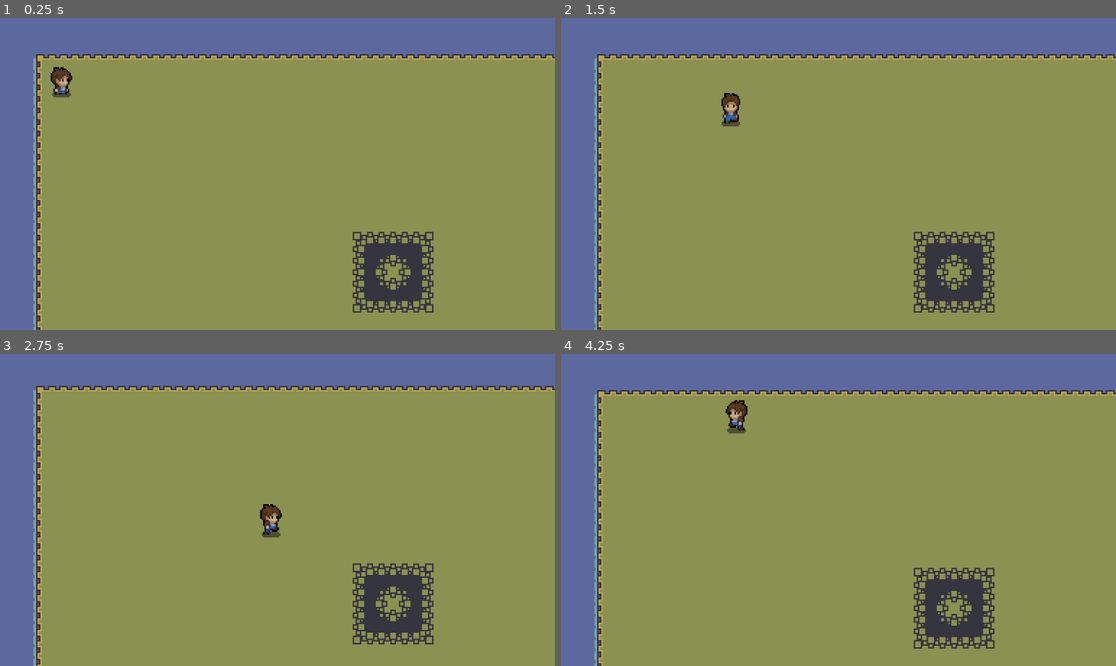
Above: before the commit, frames 1-4 (two rows, left to right).
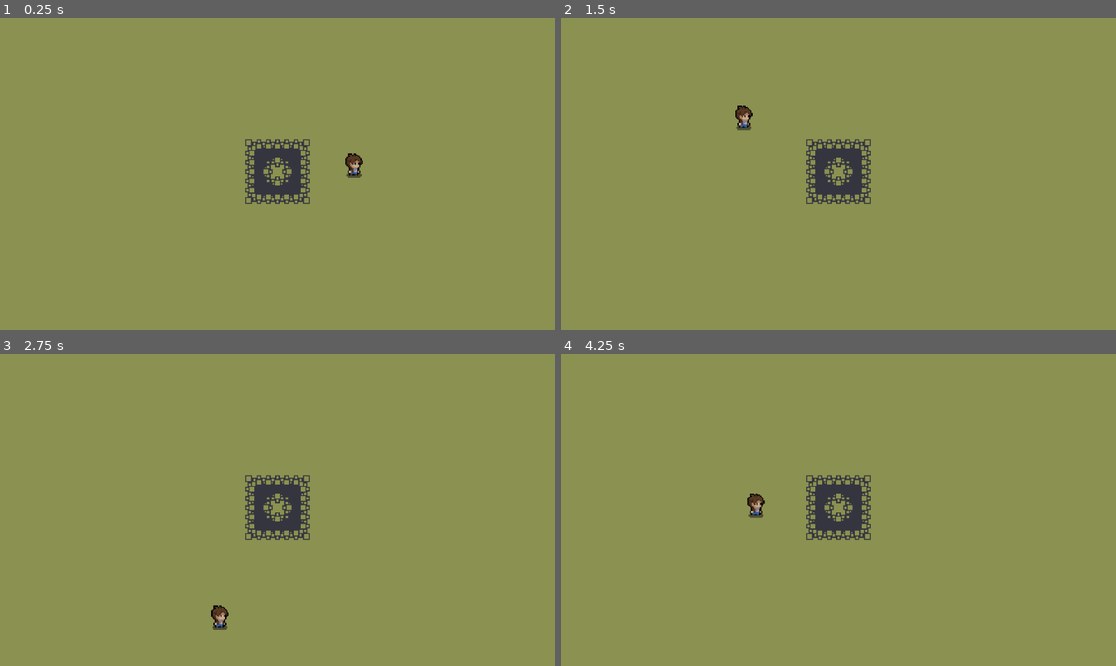
Above: after the commit, the same moments.

Repository: HarryLin349/WitchGame
Game: Godot game, scene res://overworld.tscn
The game is run twice, just before and just after one commit, with the same random seed, the same clock (stepped at 60 frames per second) and the same inputs.
Inputs:
- Up to frame 1 (0.25 s): no input
- Up to frame 2 (1.5 s): hold Right (ui_right) 0.53-1.28 s; hold Down (ui_down) from 1.28 s (still down)
- Up to frame 3 (2.75 s): release Down (ui_down) at 2.03 s; hold Right (ui_right) from 2.03 s (still down)
- Up to frame 4 (4.25 s): release Right (ui_right) at 2.78 s; hold Up (ui_up) 2.78-3.53 s; hold Left (ui_left) from 3.53 s (still down)

The runs differ from the first frame. In frame 1, 24% of the frame differs, in the area x 0-100%, y 0-100%; in frame 2, 24%; in frame 3, 23%; in frame 4, 24%.

Commit message:
Add basic ant behaviour

Diff:
--- /dev/null
+++ b/ant.gd
@@ -0,0 +1,25 @@
+extends CharacterBody2D
+
+# Define the speed of the character
+var speed = 100
+
+
+
+func _process(delta):
+	# Get the screen's center point (viewport center)
+	var screen_center = Vector2(0, 0)
+
+	# Calculate the direction vector from the current position to the center
+	var direction = (screen_center - global_position).normalized()
+
+	# Move the character towards the center
+	velocity = direction * speed
+
+	# Move and slide the character (since you're using CharacterBody2D)
+	move_and_slide()
+	if global_position.distance_to(screen_center) < 10:
+		queue_free()  # Remove the node from the scene
+
+
+func _on_timer_timeout() -> void:
+	pass # Replace with function body.
--- a/player.tscn
+++ b/ant.tscn
@@ -1,150 +1,150 @@
 [gd_scene load_steps=40 format=3 uid="uid://dxcvi0xq8haw4"]
 
-[ext_resource type="Texture2D" uid="uid://b5nyewp0hfl0e" path="res://player.png" id="1_38r6y"]
-[ext_resource type="Script" path="res://player.gd" id="1_ulixj"]
+[ext_resource type="Script" path="res://ant.gd" id="1_yyqik"]
+[ext_resource type="Texture2D" uid="uid://b5nyewp0hfl0e" path="res://player.png" id="2_cvuh5"]
 
 [sub_resource type="AtlasTexture" id="AtlasTexture_0g7ww"]
-atlas = ExtResource("1_38r6y")
+atlas = ExtResource("2_cvuh5")
 region = Rect2(0, 0, 48, 48)
 
 [sub_resource type="AtlasTexture" id="AtlasTexture_53bgt"]
-atlas = ExtResource("1_38r6y")
+atlas = ExtResource("2_cvuh5")
 region = Rect2(48, 0, 48, 48)
 
 [sub_resource type="AtlasTexture" id="AtlasTexture_lm8qa"]
-atlas = ExtResource("1_38r6y")
+atlas = ExtResource("2_cvuh5")
 region = Rect2(96, 0, 48, 48)
 
 [sub_resource type="AtlasTexture" id="AtlasTexture_3p41o"]
-atlas = ExtResource("1_38r6y")
+atlas = ExtResource("2_cvuh5")
 region = Rect2(144, 0, 48, 48)
 
 [sub_resource type="AtlasTexture" id="AtlasTexture_vj3ke"]
-atlas = ExtResource("1_38r6y")
+atlas = ExtResource("2_cvuh5")
 region = Rect2(192, 0, 48, 48)
 
 [sub_resource type="AtlasTexture" id="AtlasTexture_di1ng"]
-atlas = ExtResource("1_38r6y")
+atlas = ExtResource("2_cvuh5")
 region = Rect2(240, 0, 48, 48)
 
 [sub_resource type="AtlasTexture" id="AtlasTexture_llqv3"]
-atlas = ExtResource("1_38r6y")
+atlas = ExtResource("2_cvuh5")
 region = Rect2(0, 48, 48, 48)
 
 [sub_resource type="AtlasTexture" id="AtlasTexture_3gt4m"]
-atlas = ExtResource("1_38r6y")
+atlas = ExtResource("2_cvuh5")
 region = Rect2(48, 48, 48, 48)
 
 [sub_resource type="AtlasTexture" id="AtlasTexture_70jbf"]
-atlas = ExtResource("1_38r6y")
+atlas = ExtResource("2_cvuh5")
 region = Rect2(96, 48, 48, 48)
 
 [sub_resource type="AtlasTexture" id="AtlasTexture_30sbe"]
-atlas = ExtResource("1_38r6y")
+atlas = ExtResource("2_cvuh5")
 region = Rect2(144, 48, 48, 48)
 
 [sub_resource type="AtlasTexture" id="AtlasTexture_vay5h"]
-atlas = ExtResource("1_38r6y")
+atlas = ExtResource("2_cvuh5")
 region = Rect2(192, 48, 48, 48)
 
 [sub_resource type="AtlasTexture" id="AtlasTexture_udfhf"]
-atlas = ExtResource("1_38r6y")
+atlas = ExtResource("2_cvuh5")
 region = Rect2(240, 48, 48, 48)
 
 [sub_resource type="AtlasTexture" id="AtlasTexture_gs864"]
-atlas = ExtResource("1_38r6y")
+atlas = ExtResource("2_cvuh5")
 region = Rect2(0, 96, 48, 48)
 
 [sub_resource type="AtlasTexture" id="AtlasTexture_itlug"]
-atlas = ExtResource("1_38r6y")
+atlas = ExtResource("2_cvuh5")
 region = Rect2(48, 96, 48, 48)
 
 [sub_resource type="AtlasTexture" id="AtlasTexture_1uxwv"]
-atlas = ExtResource("1_38r6y")
+atlas = ExtResource("2_cvuh5")
 region = Rect2(96, 96, 48, 48)
 
 [sub_resource type="AtlasTexture" id="AtlasTexture_4yvgx"]
-atlas = ExtResource("1_38r6y")
+atlas = ExtResource("2_cvuh5")
 region = Rect2(144, 96, 48, 48)
 
 [sub_resource type="AtlasTexture" id="AtlasTexture_j53ea"]
-atlas = ExtResource("1_38r6y")
+atlas = ExtResource("2_cvuh5")
 region = Rect2(192, 96, 48, 48)
 
 [sub_resource type="AtlasTexture" id="AtlasTexture_xgrtq"]
-atlas = ExtResource("1_38r6y")
+atlas = ExtResource("2_cvuh5")
 region = Rect2(240, 96, 48, 48)
 
 [sub_resource type="AtlasTexture" id="AtlasTexture_ecrq4"]
-atlas = ExtResource("1_38r6y")
+atlas = ExtResource("2_cvuh5")
 region = Rect2(0, 144, 48, 48)
 
 [sub_resource type="AtlasTexture" id="AtlasTexture_q2wyk"]
-atlas = ExtResource("1_38r6y")
+atlas = ExtResource("2_cvuh5")
 region = Rect2(48, 144, 48, 48)
 
 [sub_resource type="AtlasTexture" id="AtlasTexture_7ypfy"]
-atlas = ExtResource("1_38r6y")
+atlas = ExtResource("2_cvuh5")
 region = Rect2(96, 144, 48, 48)
 
 [sub_resource type="AtlasTexture" id="AtlasTexture_ninc3"]
-atlas = ExtResource("1_38r6y")
+atlas = ExtResource("2_cvuh5")
 region = Rect2(144, 144, 48, 48)
 
 [sub_resource type="AtlasTexture" id="AtlasTexture_34aie"]
-atlas = ExtResource("1_38r6y")
+atlas = ExtResource("2_cvuh5")
 region = Rect2(192, 144, 48, 48)
 
 [sub_resource type="AtlasTexture" id="AtlasTexture_h4gx3"]
-atlas = ExtResource("1_38r6y")
+atlas = ExtResource("2_cvuh5")
 region = Rect2(240, 144, 48, 48)
 
 [sub_resource type="AtlasTexture" id="AtlasTexture_48jd7"]
-atlas = ExtResource("1_38r6y")
+atlas = ExtResource("2_cvuh5")
 region = Rect2(0, 192, 48, 48)
 
 [sub_resource type="AtlasTexture" id="AtlasTexture_chdlo"]
-atlas = ExtResource("1_38r6y")
+atlas = ExtResource("2_cvuh5")
 region = Rect2(48, 192, 48, 48)
 
 [sub_resource type="AtlasTexture" id="AtlasTexture_nrale"]
-atlas = ExtResource("1_38r6y")
+atlas = ExtResource("2_cvuh5")
 region = Rect2(96, 192, 48, 48)
 
 [sub_resource type="AtlasTexture" id="AtlasTexture_c61nv"]
-atlas = ExtResource("1_38r6y")
+atlas = ExtResource("2_cvuh5")
 region = Rect2(144, 192, 48, 48)
 
 [sub_resource type="AtlasTexture" id="AtlasTexture_c1iom"]
-atlas = ExtResource("1_38r6y")
+atlas = ExtResource("2_cvuh5")
 region = Rect2(192, 192, 48, 48)
 
 [sub_resource type="AtlasTexture" id="AtlasTexture_jpw8n"]
-atlas = ExtResource("1_38r6y")
+atlas = ExtResource("2_cvuh5")
 region = Rect2(240, 192, 48, 48)
 
 [sub_resource type="AtlasTexture" id="AtlasTexture_l5xvw"]
-atlas = ExtResource("1_38r6y")
+atlas = ExtResource("2_cvuh5")
 region = Rect2(0, 240, 48, 48)
 
 [sub_resource type="AtlasTexture" id="AtlasTexture_1wjdc"]
-atlas = ExtResource("1_38r6y")
+atlas = ExtResource("2_cvuh5")
 region = Rect2(48, 240, 48, 48)
 
 [sub_resource type="AtlasTexture" id="AtlasTexture_yy5pd"]
-atlas = ExtResource("1_38r6y")
+atlas = ExtResource("2_cvuh5")
 region = Rect2(96, 240, 48, 48)
 
 [sub_resource type="AtlasTexture" id="AtlasTexture_066t2"]
-atlas = ExtResource("1_38r6y")
+atlas = ExtResource("2_cvuh5")
 region = Rect2(144, 240, 48, 48)
 
 [sub_resource type="AtlasTexture" id="AtlasTexture_o7soa"]
-atlas = ExtResource("1_38r6y")
+atlas = ExtResource("2_cvuh5")
 region = Rect2(192, 240, 48, 48)
 
 [sub_resource type="AtlasTexture" id="AtlasTexture_mkud3"]
-atlas = ExtResource("1_38r6y")
+atlas = ExtResource("2_cvuh5")
 region = Rect2(240, 240, 48, 48)
 
 [sub_resource type="SpriteFrames" id="SpriteFrames_8buwj"]
@@ -289,7 +289,7 @@
 }]
 
 [node name="CharacterBody2D" type="CharacterBody2D"]
-script = ExtResource("1_ulixj")
+script = ExtResource("1_yyqik")
 
 [node name="AnimatedSprite2D" type="AnimatedSprite2D" parent="."]
 position = Vector2(1, 0)
--- a/overworld.tscn
+++ b/overworld.tscn
@@ -1,8 +1,9 @@
-[gd_scene load_steps=7 format=3 uid="uid://4iu3mdvkpscm"]
+[gd_scene load_steps=8 format=3 uid="uid://4iu3mdvkpscm"]
 
 [ext_resource type="Texture2D" uid="uid://c21q1l3tt4wo2" path="res://forest_.png" id="1_qk6qt"]
 [ext_resource type="Texture2D" uid="uid://b1mainy64wpas" path="res://cave_.png" id="2_8yr2y"]
-[ext_resource type="PackedScene" uid="uid://dxcvi0xq8haw4" path="res://player.tscn" id="3_5ikuh"]
+[ext_resource type="PackedScene" uid="uid://dxcvi0xq8haw4" path="res://ant.tscn" id="3_5ikuh"]
+[ext_resource type="Script" path="res://spawner.gd" id="4_owgup"]
 
 [sub_resource type="TileSetAtlasSource" id="TileSetAtlasSource_5uff0"]
 texture = ExtResource("1_qk6qt")
@@ -301,19 +302,24 @@
 sources/1 = SubResource("TileSetAtlasSource_qim4e")
 
 [node name="world" type="Node2D"]
-position = Vector2(127, 110)
 
 [node name="TileMap" type="TileMap" parent="."]
-position = Vector2(1, 2)
+position = Vector2(-146, -66)
 tile_set = SubResource("TileSet_o71ic")
 format = 2
 layer_0/tile_data = PackedInt32Array(-327686, 131072, 5, -262150, 131072, 6, -196614, 131072, 6, -131078, 131072, 6, -6 …(14141 unchanged characters)…
 
-[node name="player" parent="." instance=ExtResource("3_5ikuh")]
-position = Vector2(-86, -74)
-
-[node name="Camera2D" type="Camera2D" parent="player"]
-limit_left = 0
-limit_top = 0
-limit_right = 544
-limit_bottom = 351
+[node name="Camera2D" type="Camera2D" parent="."]
+position = Vector2(-2, 0)
+zoom = Vector2(0.8, 0.8)
+
+[node name="ant" parent="." instance=ExtResource("3_5ikuh")]
+position = Vector2(87, -22)
+
+[node name="Spawner" type="Node" parent="."]
+script = ExtResource("4_owgup")
+
+[node name="Timer" type="Timer" parent="Spawner"]
+autostart = true
+
+[connection signal="timeout" from="Spawner/Timer" to="Spawner" method="_on_timer_timeout"]
--- a/player.gd
+++ /dev/null
@@ -1,41 +0,0 @@
-extends CharacterBody2D
-
-
-var speed = 100
-var last_direction = Vector2.ZERO
-var animated_sprite
-
-# setup stuff
-func _ready():
-	animated_sprite = $AnimatedSprite2D
-
-func _physics_process(delta: float) -> void:
-	var direction = Input.get_vector("ui_left", "ui_right", "ui_up", "ui_down").normalized()
-
-	if direction != Vector2.ZERO:
-		last_direction = direction
-
-	animatePlayer(direction, last_direction)
-	velocity = direction * speed
-	move_and_slide()
-
-
-
-func animatePlayer(direction: Vector2, last_direction: Vector2) -> void:
-	if direction.x != 0:
-		animated_sprite.play("walk_right")
-	elif direction.y < 0:
-		animated_sprite.play("walk_up")
-	elif direction.y > 0:
-		animated_sprite.play("walk_down")
-	else:
-		animateIdle(last_direction)
-	animated_sprite.flip_h = last_direction.x < 0
-
-func animateIdle(last_direction: Vector2) -> void:
-	if last_direction.x != 0:
-		animated_sprite.play("idle_right")
-	elif last_direction.y < 0:
-		animated_sprite.play("idle_up")
-	elif last_direction.y > 0:
-		animated_sprite.play("idle_down")
--- /dev/null
+++ b/spawner.gd
@@ -0,0 +1,21 @@
+extends Node
+
+
+@onready var antScene = preload("res://ant.tscn")
+
+# Called when the node enters the scene tree for the first time.
+func _ready() -> void:
+	pass # Replace with function body.
+
+
+# Called every frame. 'delta' is the elapsed time since the previous frame.
+func _process(delta: float) -> void:
+	pass
+
+
+func _on_timer_timeout() -> void:
+	var antInstance = antScene.instantiate()
+	antInstance.position = Vector2(randf_range(-200, 200), randf_range(-200, 200))
+	# add instance to the scene
+	add_child(antInstance)
+	pass
